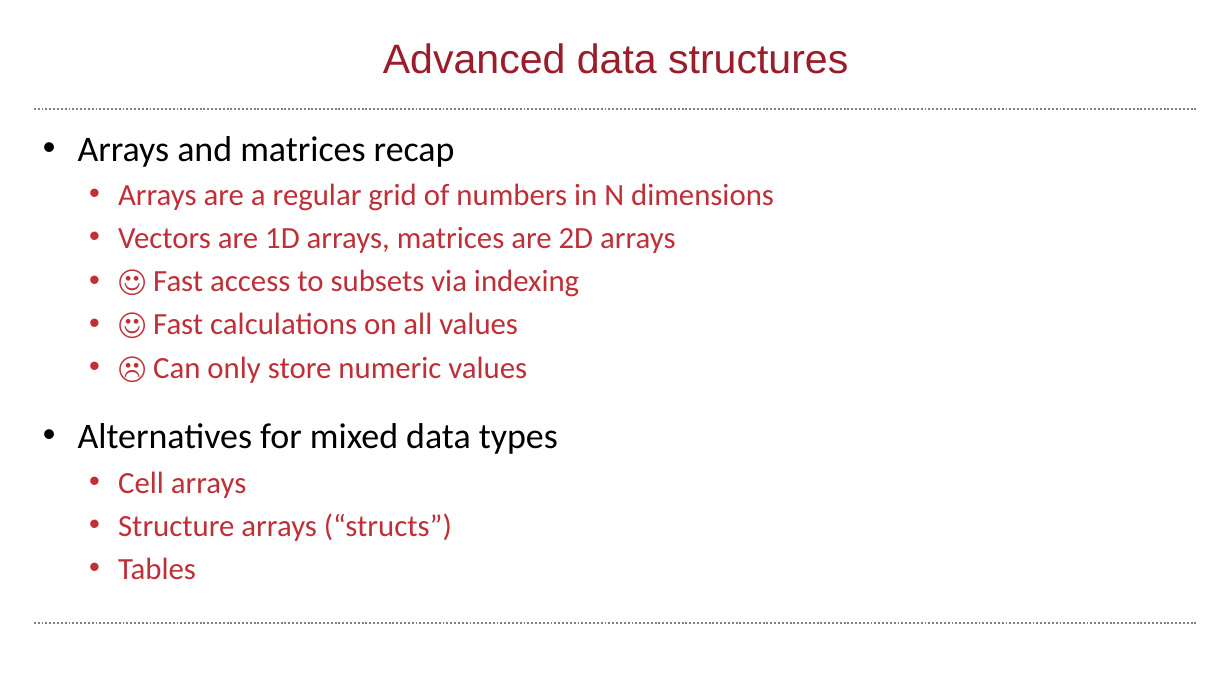
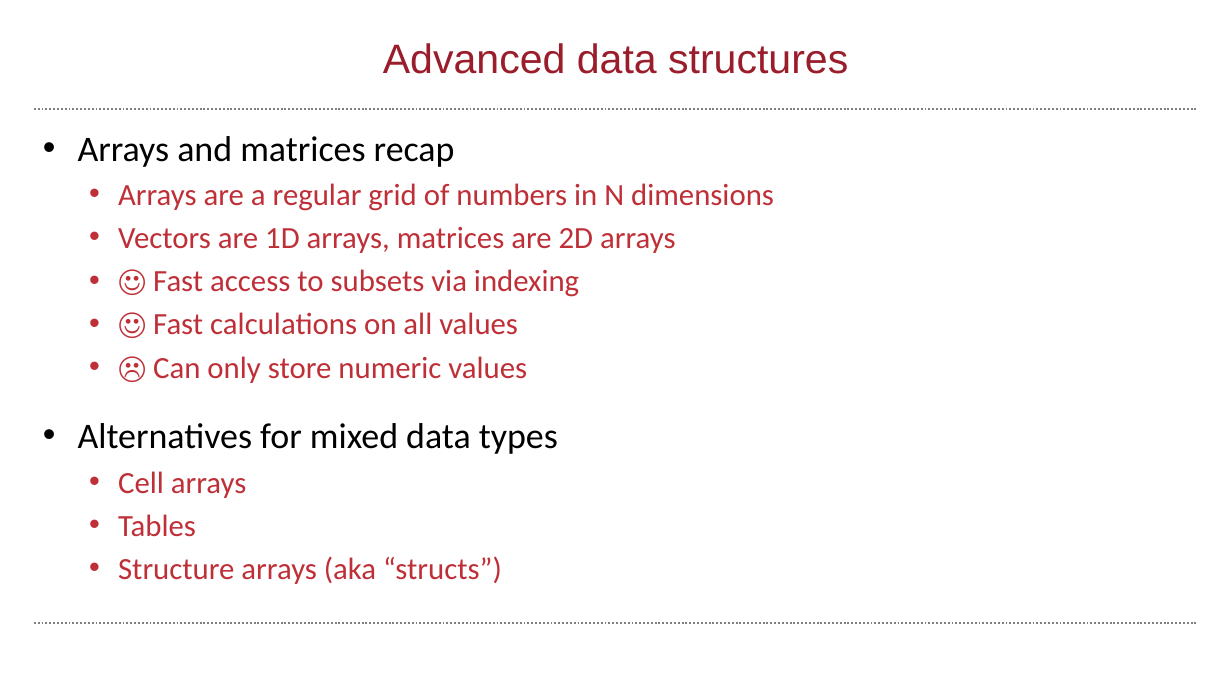
Before and after one commit to wbif-bristol/MATLAB-course, a slide deck: slide 5 of Session 3 - Advanced data structures/MATLAB Session 3.pptx. Drawn at 1232x693 pixels with LibreOffice and Linux fonts; fonts in the diff are those of the drawing; background and template pictures are left out. Boxes give left, top, right and bottom in pixels: in the first picture for what was removed or moved away, otherwise in the second. Text is boxed around its words. In the diff, an @@ line names an element or a change of style, - is before the commit and + after.

Commit message:
Added structure arrays to Session 3

```diff
--- a/Session 3 - Advanced data structures/MATLAB Session 3.pptx
+++ b/Session 3 - Advanced data structures/MATLAB Session 3.pptx
@@ text at [118, 513, 452, 541]: paragraph removed @@
-  • Structure arrays (“structs”)
@@ text at [118, 556, 502, 584]: paragraph added @@
+  • Structure arrays (aka “structs”)
```
Also in this commit, not shown: 1 other slide changed, 13 slides added, 1 slide removed, 11 other files.
